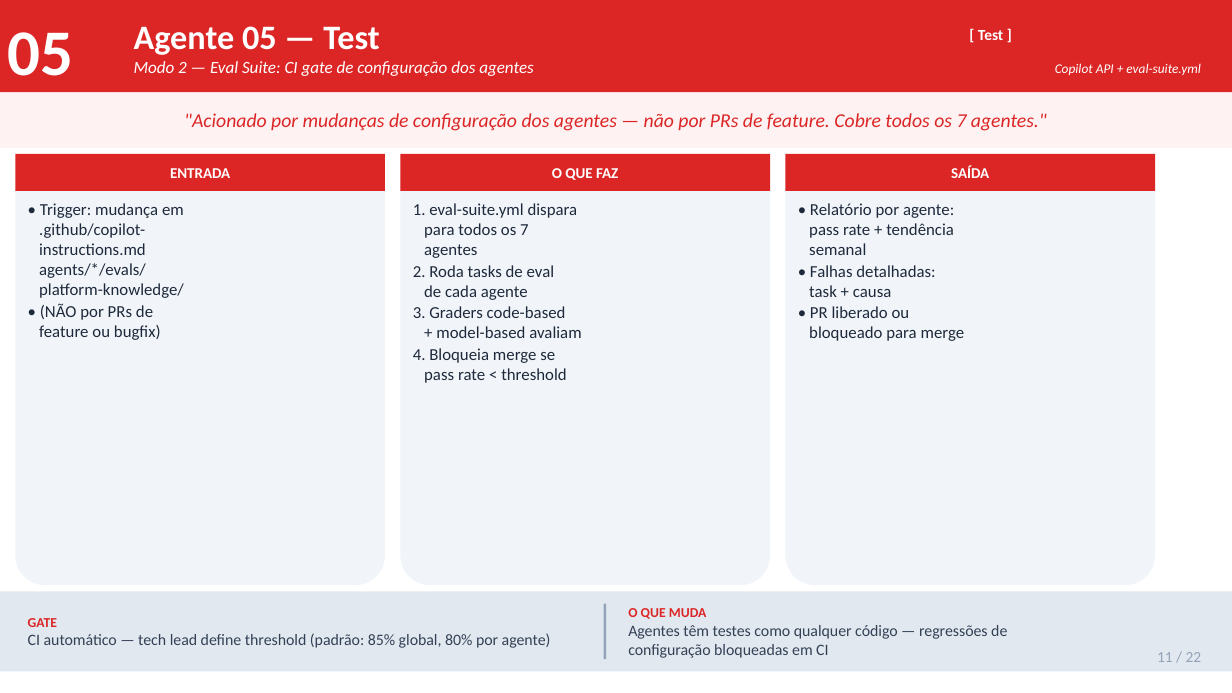
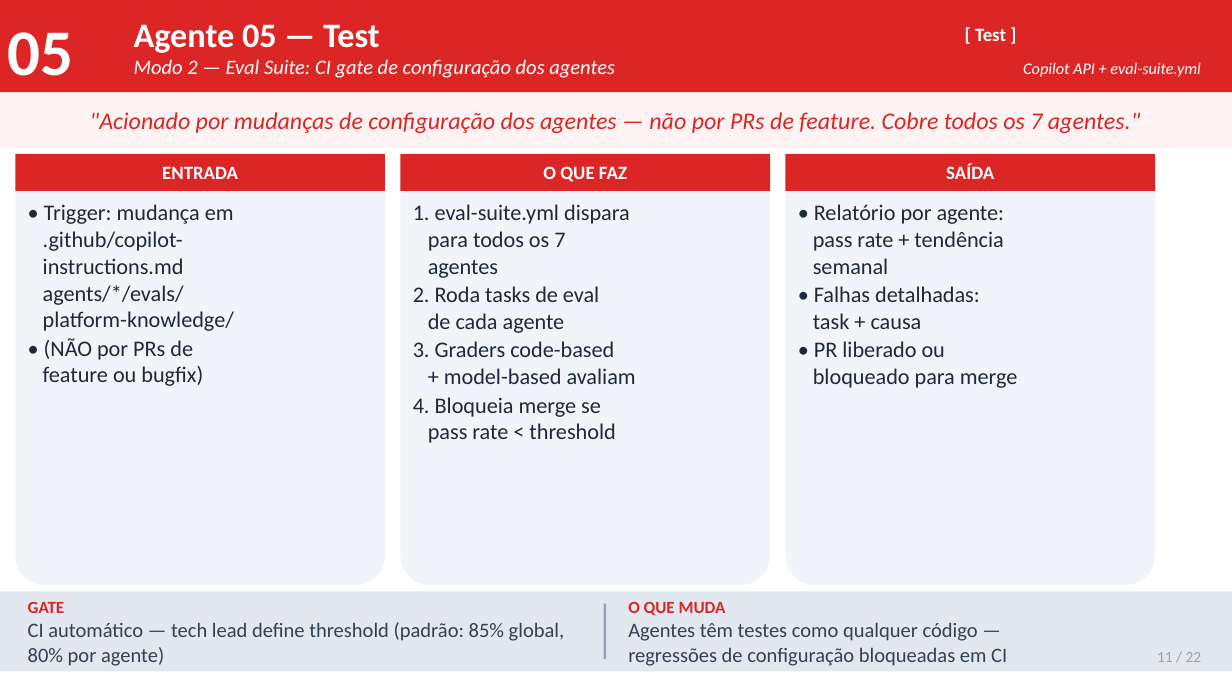
Before and after one commit to jpsslink/sdlc-agentico, a slide deck: slide 11 of esteira-agentica-pitch.pptx. Drawn at 1232x693 pixels with LibreOffice and Linux fonts; fonts in the diff are those of the drawing. Boxes give left, top, right and bottom in pixels: in the first picture for what was removed or moved away, otherwise in the second. Text is boxed around its words. In the diff, an @@ line names an element or a change of style, - is before the commit and + after.

```diff
--- a/esteira-agentica-pitch.pptx
+++ b/esteira-agentica-pitch.pptx
@@ text "[ Test ]" at (975, 28, 1006, 41): size 9 to 11 pt @@
@@ text at (134, 59, 615, 78): size 10 to 12 pt in "Modo 2 — Eval Suite: CI gate ..." @@
@@ text "Copilot API + eval-suite.yml" at (1023, 62, 1201, 77): size 7.8 to 9.5 pt @@
@@ text ""Acionado por mudanças de configuração ..." at (90, 112, 1140, 133): size 11.5 to 14 pt @@
@@ size 8.8 to 11 pt in 3 elements at (162, 166, 238, 179), (543, 166, 627, 182), (946, 164, 994, 179) @@
@@ size 9.8 to 13 pt in 3 elements at (43, 204, 234, 386), (413, 204, 636, 443), (813, 204, 1018, 388) @@
@@ text "GATE" at (28, 602, 565, 666): size 8 to 10 pt in "GATE"; size 9.3 to 12 pt @@
@@ text "O QUE MUDA" at (628, 602, 1007, 666): size 8 to 10 pt in "O QUE MUDA"; size 9.3 to 12 pt @@
```
Also in this commit, not shown: 7 other slides changed.
